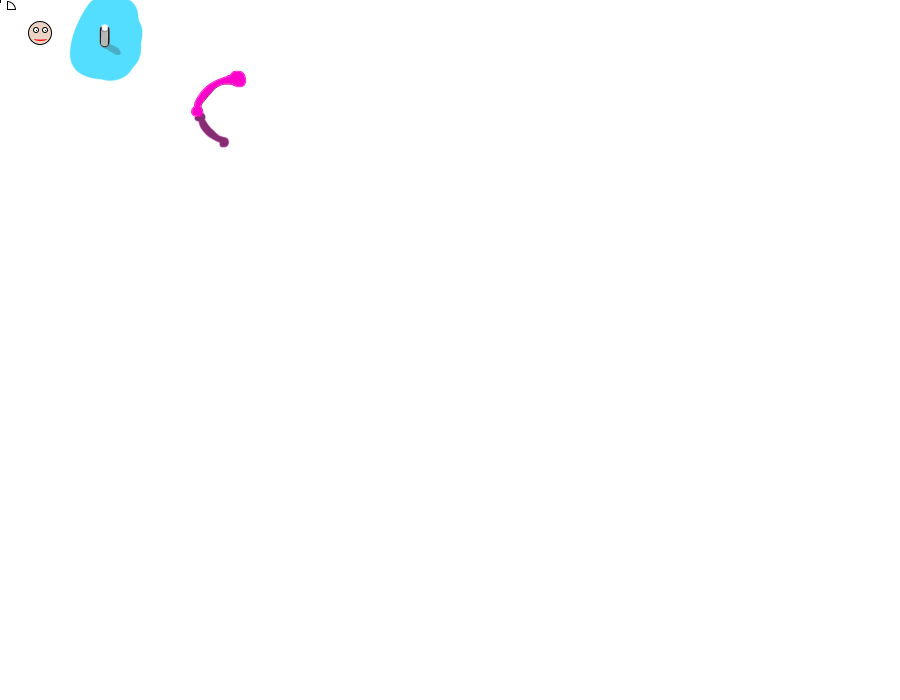
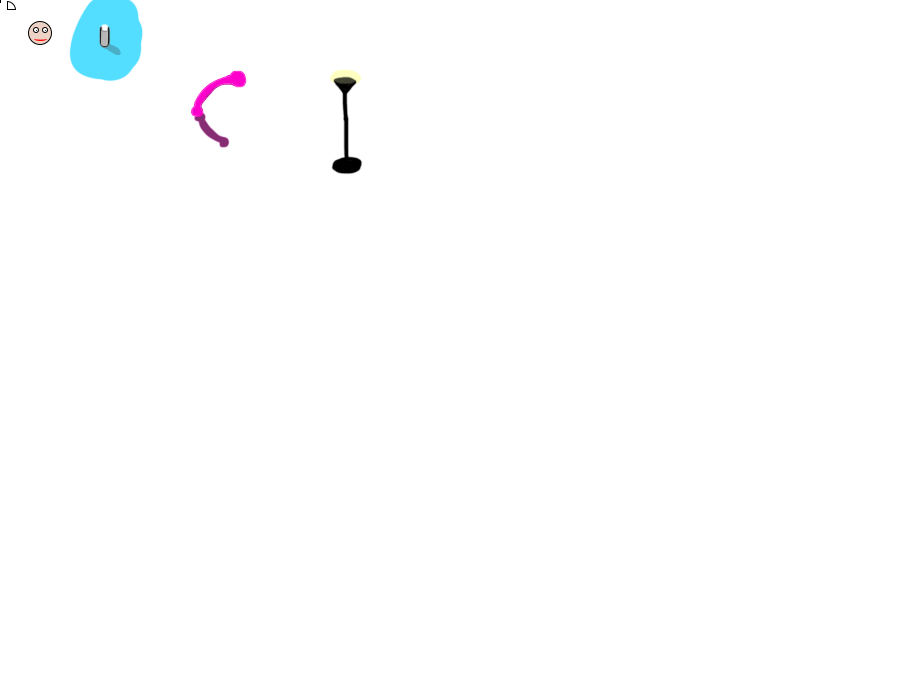
Layer changes from the first 900 x 700 image to the second:
added layer "Layer 12" (26%) above "Layer 10" over [332, 74, 359, 85]
added layer "Layer 10" above "Layer 11" over [331, 76, 363, 175]
added layer "Layer 11" above "Layer 7" over [329, 69, 362, 85]
